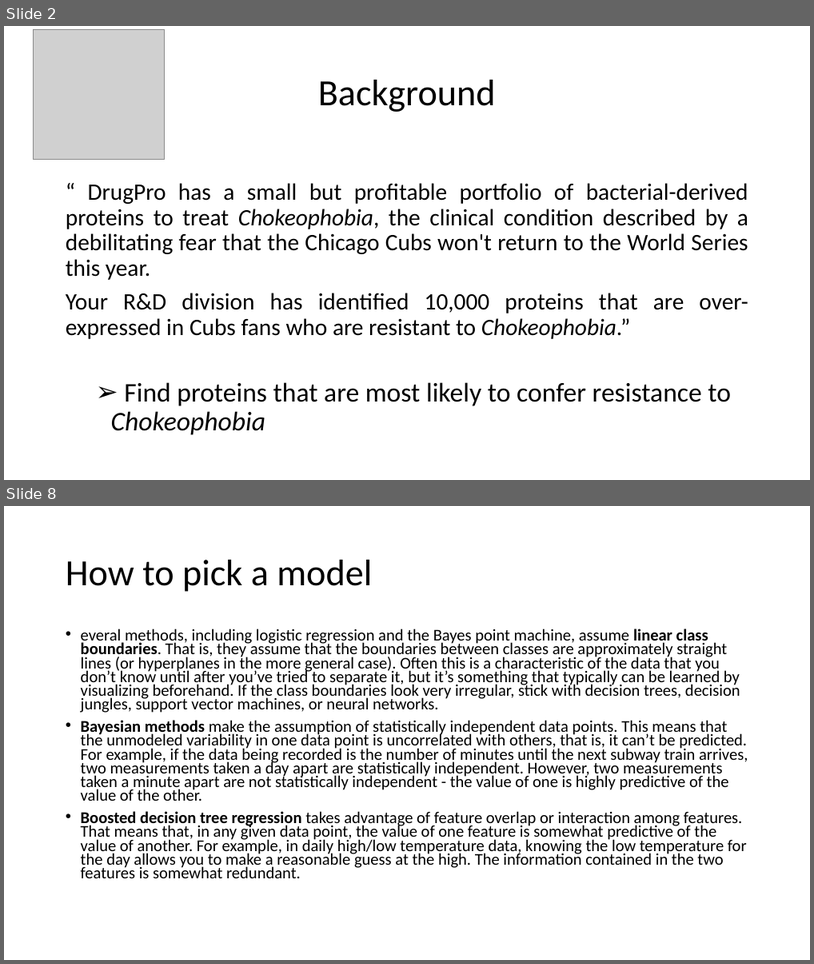
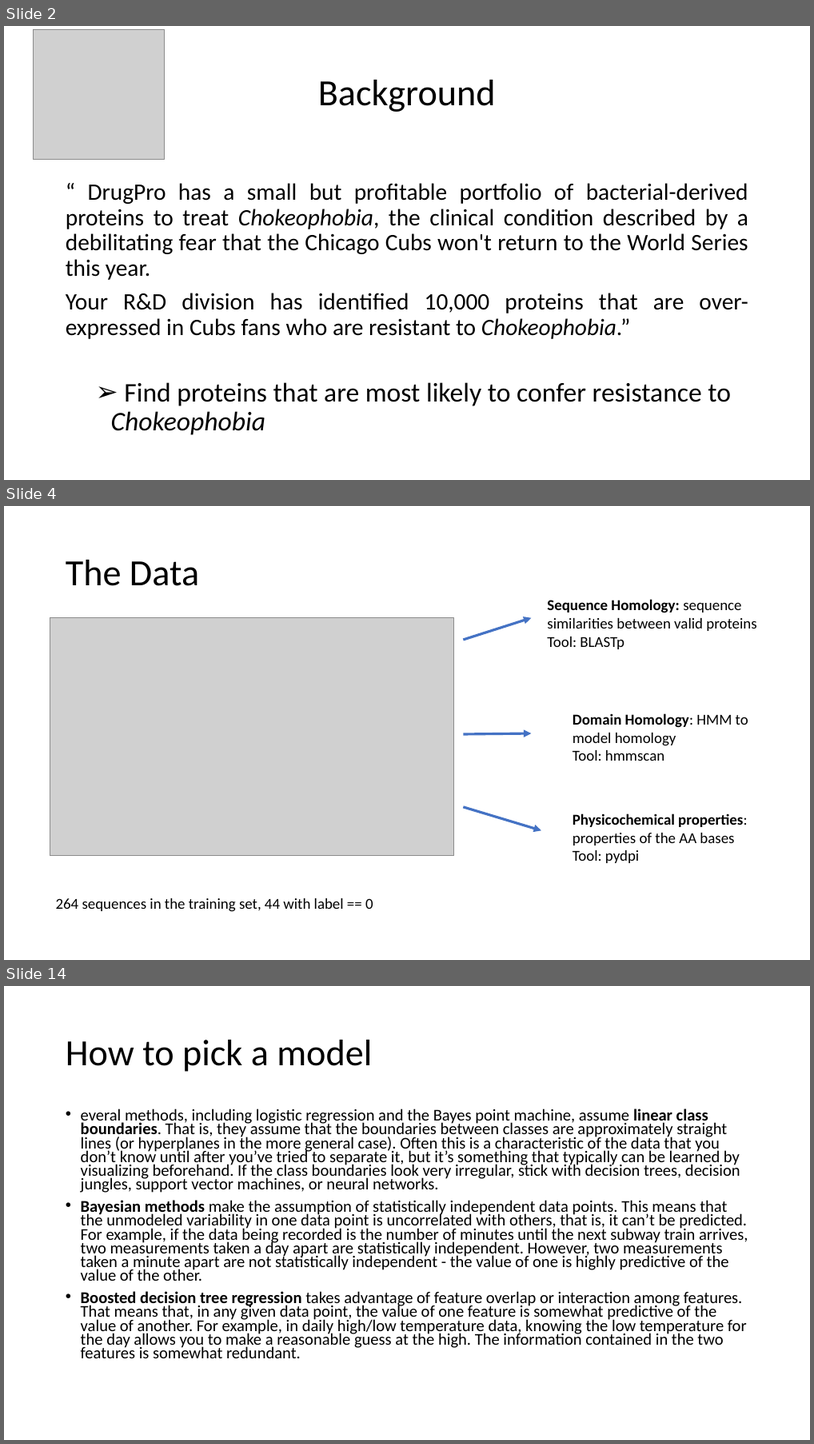
Before and after one commit to JoannaDrx/protein-classification, a slide deck: drugpro-jd.pptx. Shown one above the other, each under a label of ours: slides 2 and 8 before the commit, slides 2, 4 and 14 after it; the slides between them are not shown. The pictures are 814x964 and 814x1444 pixels, drawn with LibreOffice and Linux fonts; fonts in the diff are those of the drawing; grey boxes stand for pictures. Boxes give left, top, right and bottom in pixels: in the first picture for what was removed or moved away, otherwise in the second. Text is boxed around its words. In the diff, an @@ line names an element or a change of style, - is before the commit and + after.

```diff
--- a/drugpro-jd.pptx
+++ b/drugpro-jd.pptx
@@ slide 4 added at bbox=[4, 506, 810, 960], background #FFFFFF @@
@@ title added at bbox=[66, 560, 199, 586], 44 pt, text #000000 @@
+The Data
@@ text added at bbox=[547, 599, 757, 649], 18 pt, text #000000 @@
+Sequence Homology: sequence similarities between valid proteins
+Tool: BLASTp
@@ picture added at bbox=[50, 618, 454, 856] @@
@@ arrow added from (464, 640) to (531, 618), #4472C4 3 pt @@
@@ text added at bbox=[573, 713, 749, 760], 18 pt, text #000000 @@
+Domain Homology: HMM to model homology
+Tool: hmmscan
@@ arrow added from (464, 734) to (531, 733), #4472C4 3 pt @@
@@ arrow added from (464, 807) to (542, 830), #4472C4 3 pt @@
@@ text added at bbox=[573, 813, 747, 863], 18 pt, text #000000 @@
+Physicochemical properties: properties of the AA bases
+Tool: pydpi
@@ text added at bbox=[56, 898, 374, 912], 18 pt, text #000000 @@
+264 sequences in the training set, 44 with label == 0
@@ what was slide 8 is now slide 14 @@
```
Also in this commit, not shown: 4 slides changed, 9 other slides added, 7 slides removed, 10 other files.
